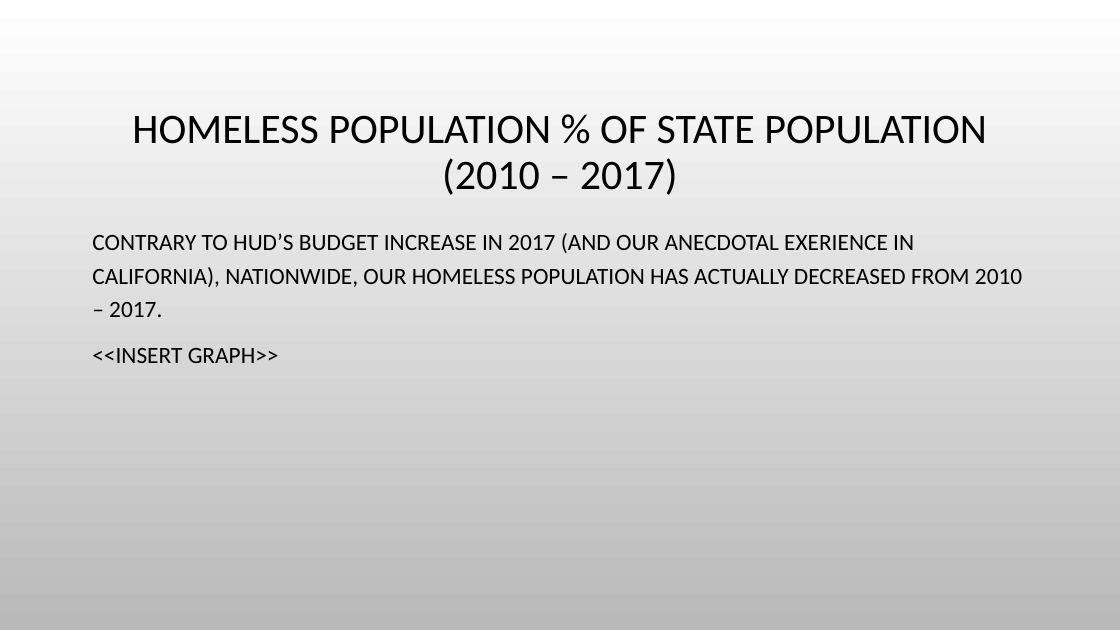
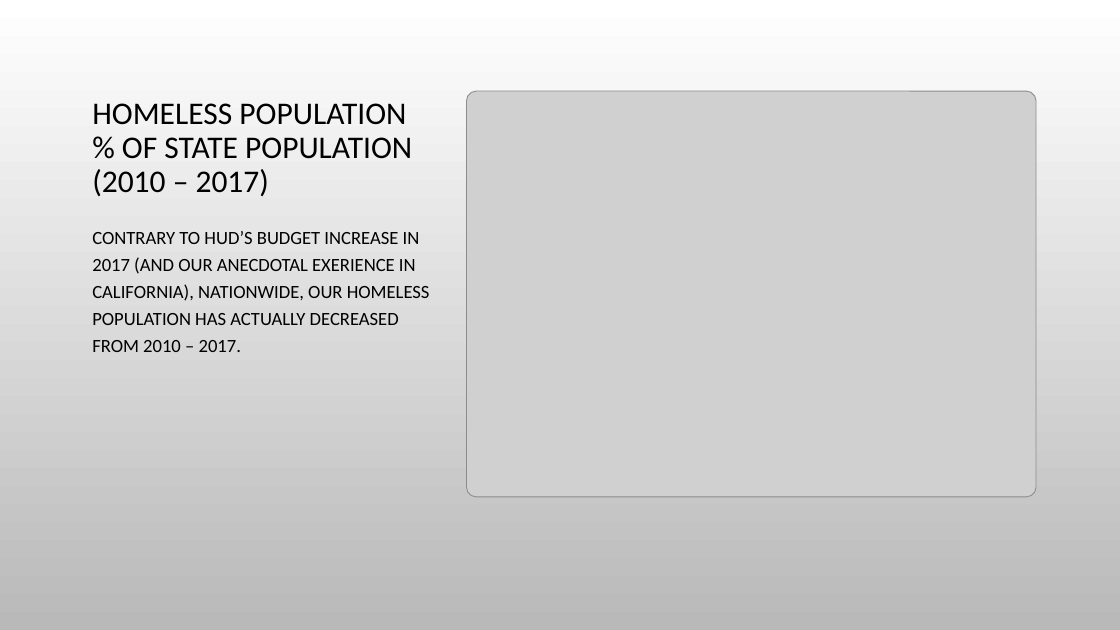
Before and after one commit to NaryTang/Project_2_Team_5, a slide deck: slide 8 of Homelessness Presentation.pptx. Drawn at 1120x630 pixels with LibreOffice and Linux fonts; fonts in the diff are those of the drawing; grey boxes stand for pictures; background and template pictures are left out. Boxes give left, top, right and bottom in pixels: in the first picture for what was removed or moved away, otherwise in the second. Text is boxed around its words. In the diff, an @@ line names an element or a change of style, - is before the commit and + after.

Commit message:
updated presentation

```diff
--- a/Homelessness Presentation.pptx
+++ b/Homelessness Presentation.pptx
@@ title "HOMELESS POPULATION % OF STATE ..." at <box>92,103,412,196</box>: size 36 to 27 pt; alignment centre to left; vertical alignment middle to bottom @@
@@ picture added at <box>466,91,1036,497</box> @@
@@ text "CONTRARY TO HUD’S BUDGET INCREASE ..." at <box>92,231,430,352</box>: size 20 to 16 pt @@
@@ text at <box>92,348,279,363</box>: paragraph removed @@
-<<INSERT GRAPH>>
```
Also in this commit, not shown: 3 other slides changed.
